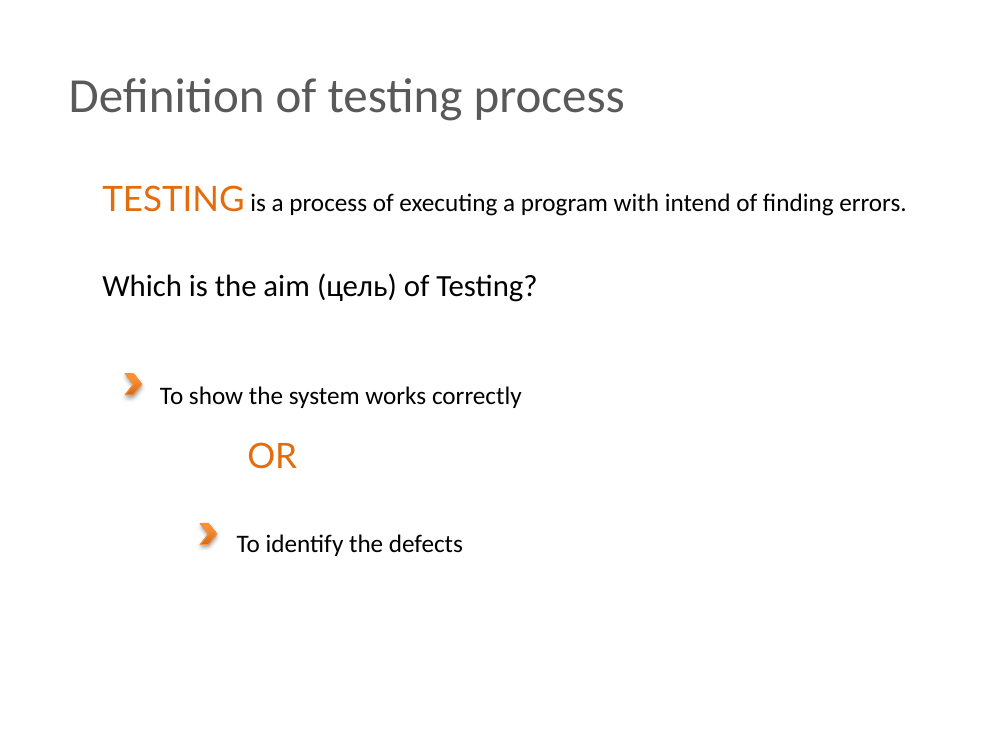
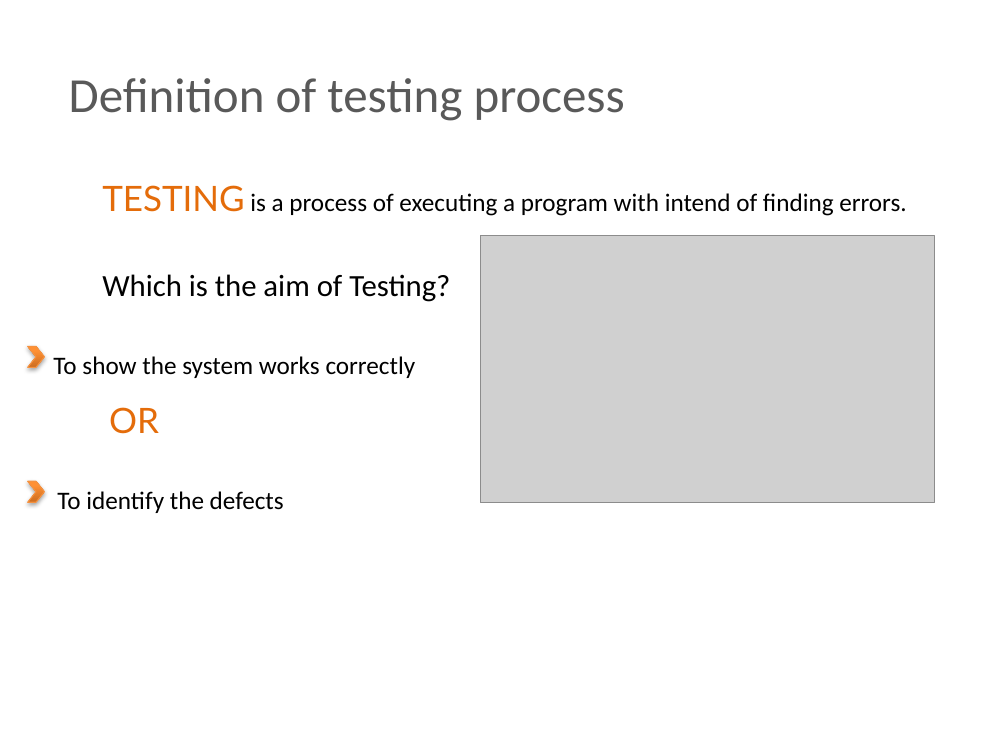
Before and after one commit to BigRacer/swtesting, a slide deck: slide 11 of 0.Introduction_part1/Introduction.pptx (slide 10 before the commit). Drawn at 1008x756 pixels with LibreOffice and Linux fonts; fonts in the diff are those of the drawing; grey boxes stand for pictures; background and template pictures are left out. Boxes give left, top, right and bottom in pixels: in the first picture for what was removed or moved away, otherwise in the second. Text is boxed around its words. In the diff, an @@ line names an element or a change of style, - is before the commit and + after.

```diff
--- a/0.Introduction_part1/Introduction.pptx
+++ b/0.Introduction_part1/Introduction.pptx
@@ picture added at bbox=[480, 235, 933, 503] @@
@@ text at bbox=[102, 274, 450, 302]: text changed @@
-Which is the aim (цель) of Testing?
+Which is the aim of Testing?
@@ text "To show the system works ...": place and size @@
-text "To show the system works ..." at bbox=[160, 386, 522, 408]
+text "To show the system works ..." at bbox=[53, 356, 416, 378]
@@ chevron: place and size @@
-chevron at bbox=[125, 374, 142, 395]
+chevron at bbox=[27, 347, 44, 368]
@@ text "OR": place and size @@
-text "OR" at bbox=[247, 442, 297, 469]
+text "OR" at bbox=[109, 407, 159, 434]
@@ text "To identify the defects": place and size @@
-text "To identify the defects" at bbox=[237, 534, 463, 556]
+text "To identify the defects" at bbox=[57, 491, 284, 513]
@@ chevron: place and size @@
-chevron at bbox=[201, 523, 218, 544]
+chevron at bbox=[27, 481, 44, 502]
```
Also in this commit, not shown: 1 slide added, 1 other file.
